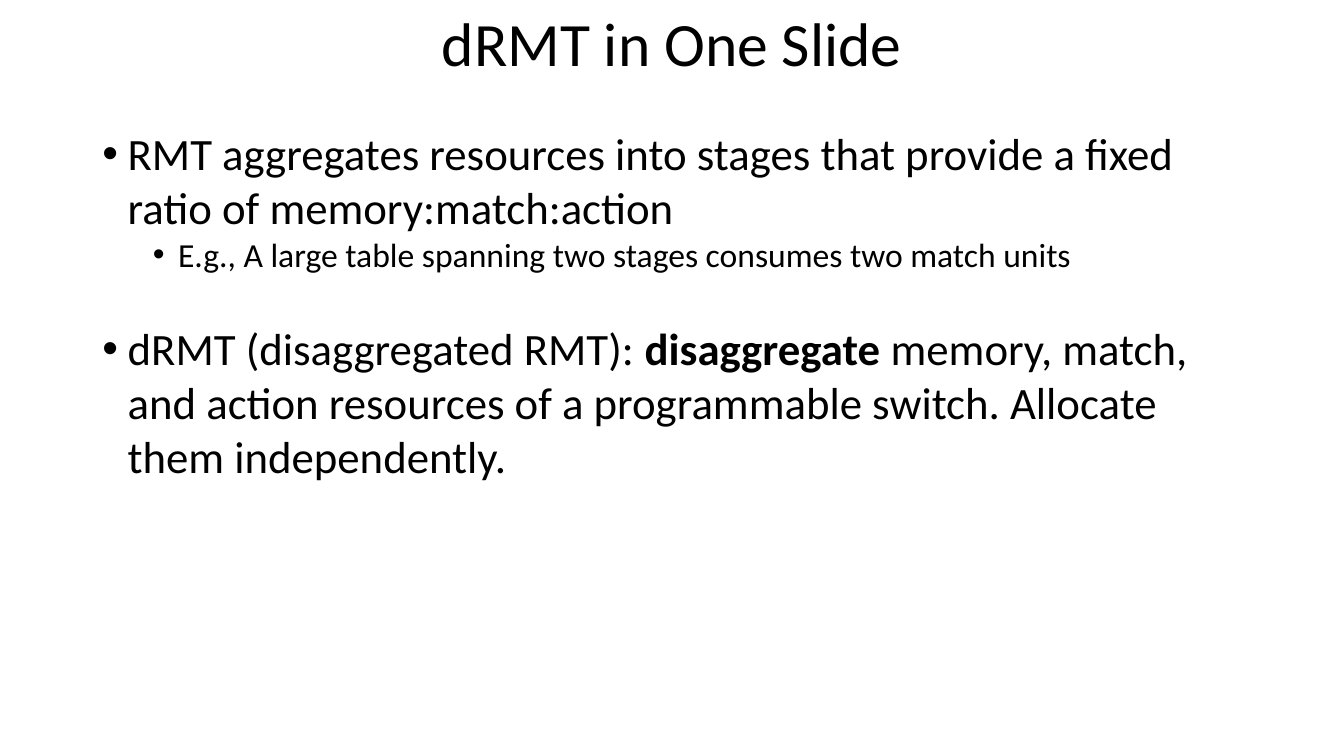
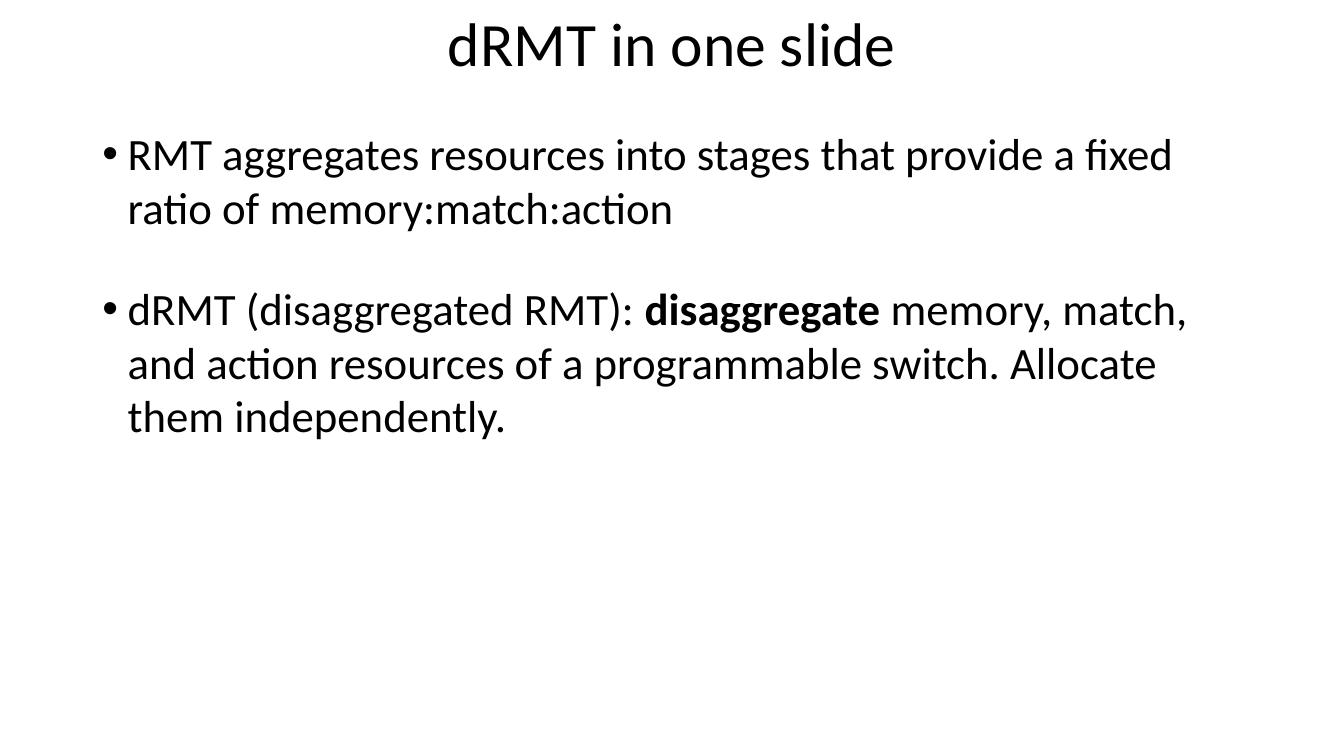
Before and after one commit to anirudhSK/drmt_talk, a slide deck: slide 3 of drmt_sigcomm.pptx. Drawn at 1344x756 pixels with LibreOffice and Linux fonts; fonts in the diff are those of the drawing. Boxes give left, top, right and bottom in pixels: in the first picture for what was removed or moved away, otherwise in the second. Text is boxed around its words. In the diff, an @@ line names an element or a change of style, - is before the commit and + after.

Commit message:
CHange titles to non-tile case

```diff
--- a/drmt_sigcomm.pptx
+++ b/drmt_sigcomm.pptx
@@ title at (448,23,895,67): text changed @@
-dRMT in One Slide
+dRMT in one slide
@@ text at (178,243,1070,273): paragraph removed @@
-  • E.g., A large table spanning two stages consumes two match units
```
Also in this commit, not shown: 20 other slides changed.
